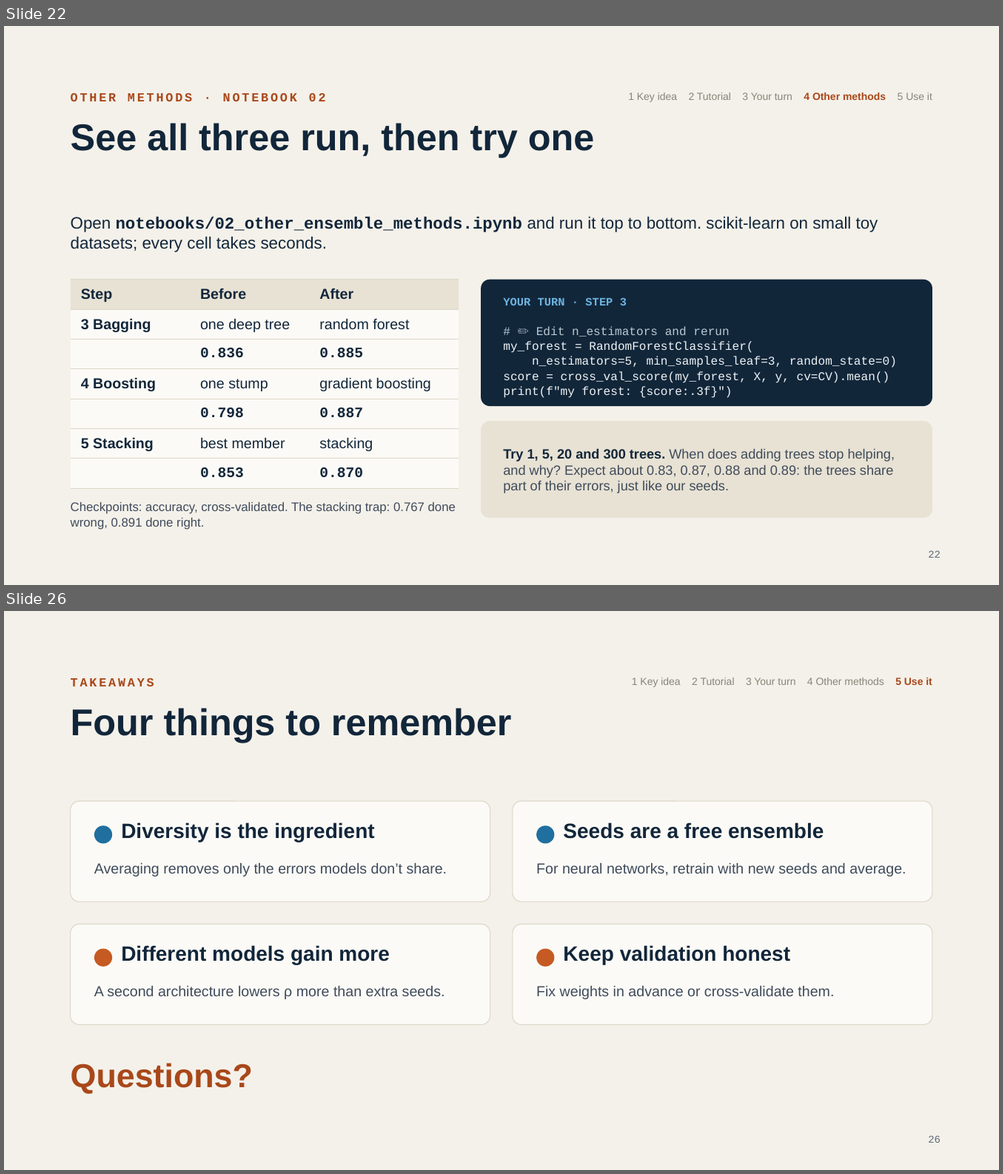
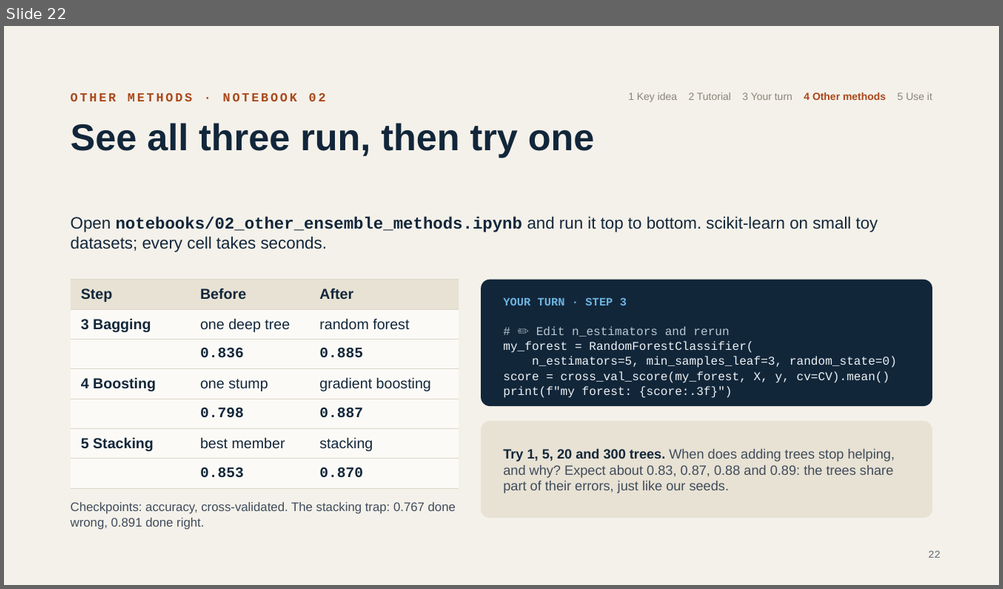
Before and after one commit to damianlapenavidal/ensemble-workshop, a slide deck: slides/ensemble-workshop.pptx. Shown one above the other, each under a label of ours: slides 22 and 26 before the commit, slide 22 after it; the slides between them are not shown. The pictures are 1003x1174 and 1003x589 pixels, drawn with LibreOffice and Linux fonts; fonts in the diff are those of the drawing. Boxes give left, top, right and bottom in pixels: in the first picture for what was removed or moved away, otherwise in the second. Text is boxed around its words. In the diff, an @@ line names an element or a change of style, - is before the commit and + after.

```diff
--- a/slides/ensemble-workshop.pptx
+++ b/slides/ensemble-workshop.pptx
@@ slide 26 removed at (4, 611, 999, 1170), background #F4F1EA @@
@@ text removed at (71, 678, 154, 686) @@
-TAKEAWAYS
@@ text removed at (632, 678, 932, 687) @@
-1 Key idea 2 Tutorial 3 Your turn 4 Other methods 5 Use it
@@ title removed at (71, 708, 512, 743) @@
-Four things to remember
@@ rounded rectangle removed at (71, 801, 489, 902) @@
@@ rounded rectangle removed at (513, 801, 932, 902) @@
@@ ellipse removed at (94, 826, 112, 844) @@
@@ text removed at (121, 823, 374, 842) @@
-Diversity is the ingredient
@@ ellipse removed at (536, 826, 554, 844) @@
@@ text removed at (563, 823, 823, 839) @@
-Seeds are a free ensemble
@@ text removed at (94, 863, 447, 877) @@
-Averaging removes only the errors models don’t share.
@@ text removed at (536, 863, 905, 877) @@
-For neural networks, retrain with new seeds and average.
@@ rounded rectangle removed at (71, 924, 489, 1025) @@
@@ rounded rectangle removed at (513, 924, 932, 1025) @@
@@ ellipse removed at (94, 949, 112, 967) @@
@@ text removed at (121, 945, 390, 965) @@
-Different models gain more
@@ ellipse removed at (536, 949, 554, 967) @@
@@ text removed at (563, 945, 790, 965) @@
-Keep validation honest
@@ text removed at (94, 985, 445, 999) @@
-A second architecture lowers ρ more than extra seeds.
@@ text removed at (536, 985, 834, 999) @@
-Fix weights in advance or cross-validate them.
@@ text removed at (71, 1063, 253, 1094) @@
-Questions?
@@ page number removed at (928, 1136, 940, 1143) @@
-26
```
Also in this commit, not shown: 3 slides changed, 1 other slide removed, 3 other files.
